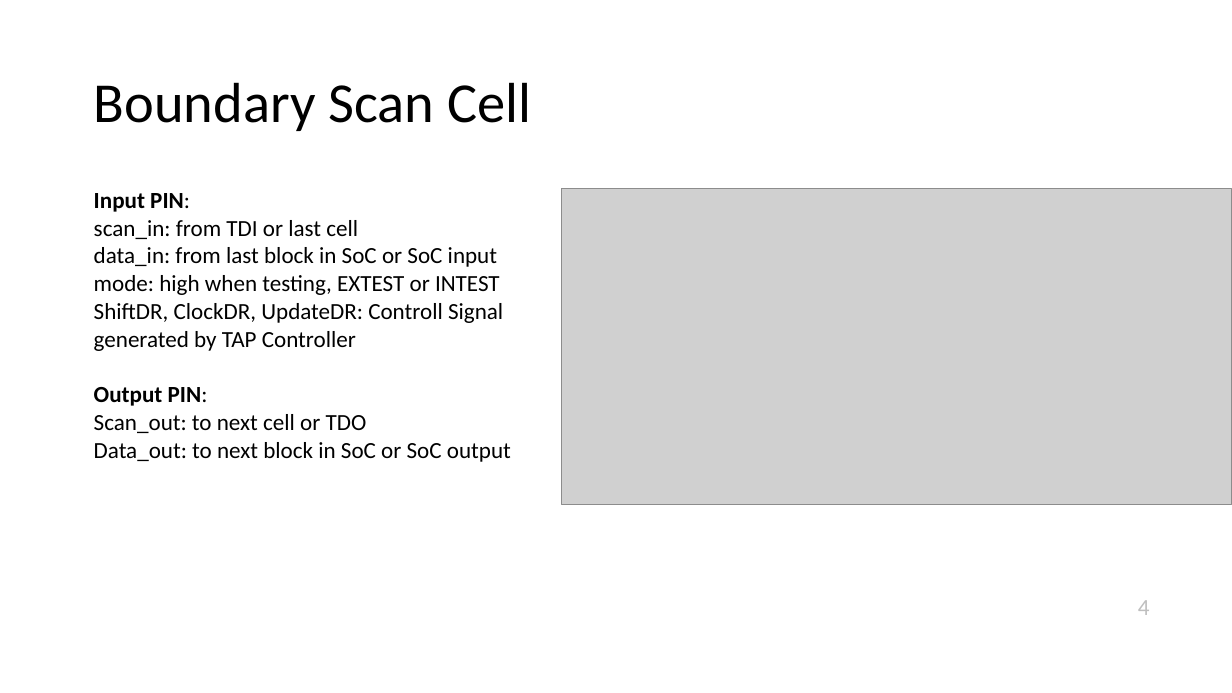
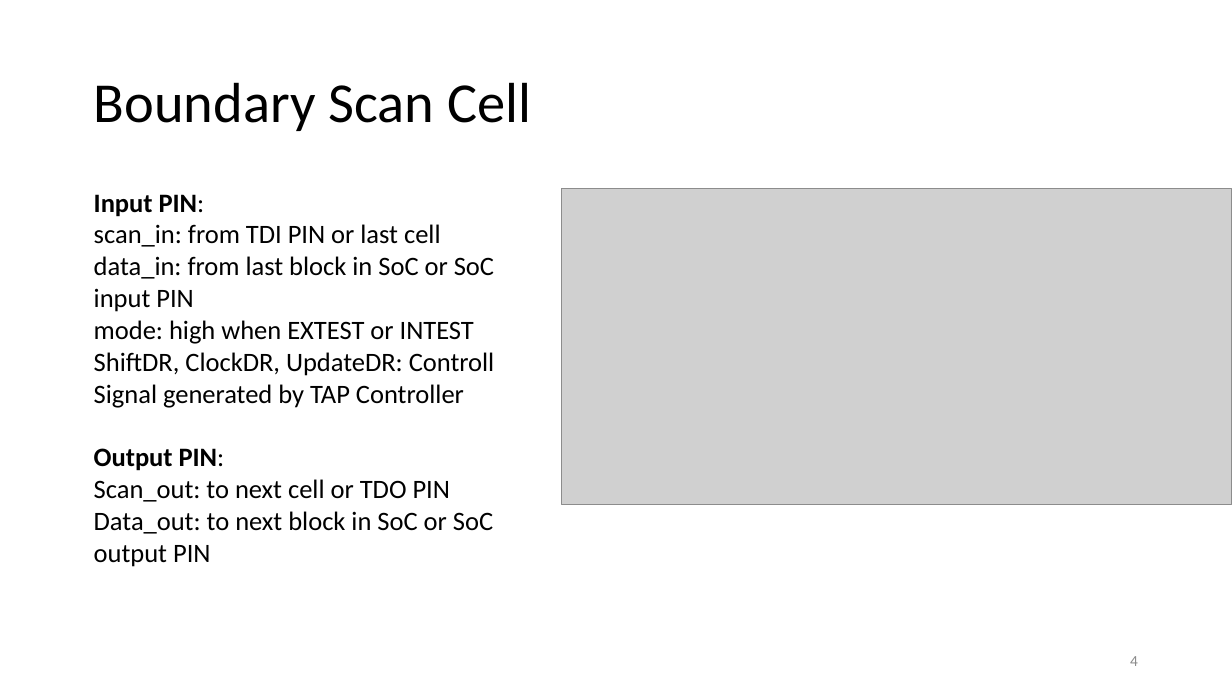
Before and after one commit to ax0080/JTAG, a slide deck: slide 4 of JTAG.pptx. Drawn at 1232x693 pixels with LibreOffice and Linux fonts; fonts in the diff are those of the drawing; grey boxes stand for pictures. Boxes give left, top, right and bottom in pixels: in the first picture for what was removed or moved away, otherwise in the second. Text is boxed around its words. In the diff, an @@ line names an element or a change of style, - is before the commit and + after.

```diff
--- a/JTAG.pptx
+++ b/JTAG.pptx
@@ text at <box>94,194,495,471</box>: size 18 to 20.7 pt in "Input PIN:", "ShiftDR, ClockDR, UpdateDR: Controll Signal generated by ...", "Output PIN:" @@
@@ text at <box>94,224,494,344</box>: text changed; size 18 to 20.7 pt @@
-scan_in: from TDI or last cell
-data_in: from last block in SoC or SoC input
-mode: high when testing, EXTEST or INTEST
+scan_in: from TDI PIN or last cell
+data_in: from last block in SoC or SoC input PIN
+mode: high when EXTEST or INTEST
@@ text at <box>94,479,493,567</box>: text changed; size 18 to 20.7 pt @@
-Scan_out: to next cell or TDO
-Data_out: to next block in SoC or SoC output
+Scan_out: to next cell or TDO PIN
+Data_out: to next block in SoC or SoC output PIN
@@ page number: place and size @@
-page number at <box>1138,600,1150,615</box>
+page number at <box>1130,656,1138,666</box>
@@ page number at <box>1130,656,1138,666</box>: size 18 to 12 pt, text colour #BFBFBF to #8C8C8C; alignment left to right; vertical alignment top to middle @@
```
Also in this commit, not shown: 5 other slides changed, 36 slides added, 7 slides removed.
